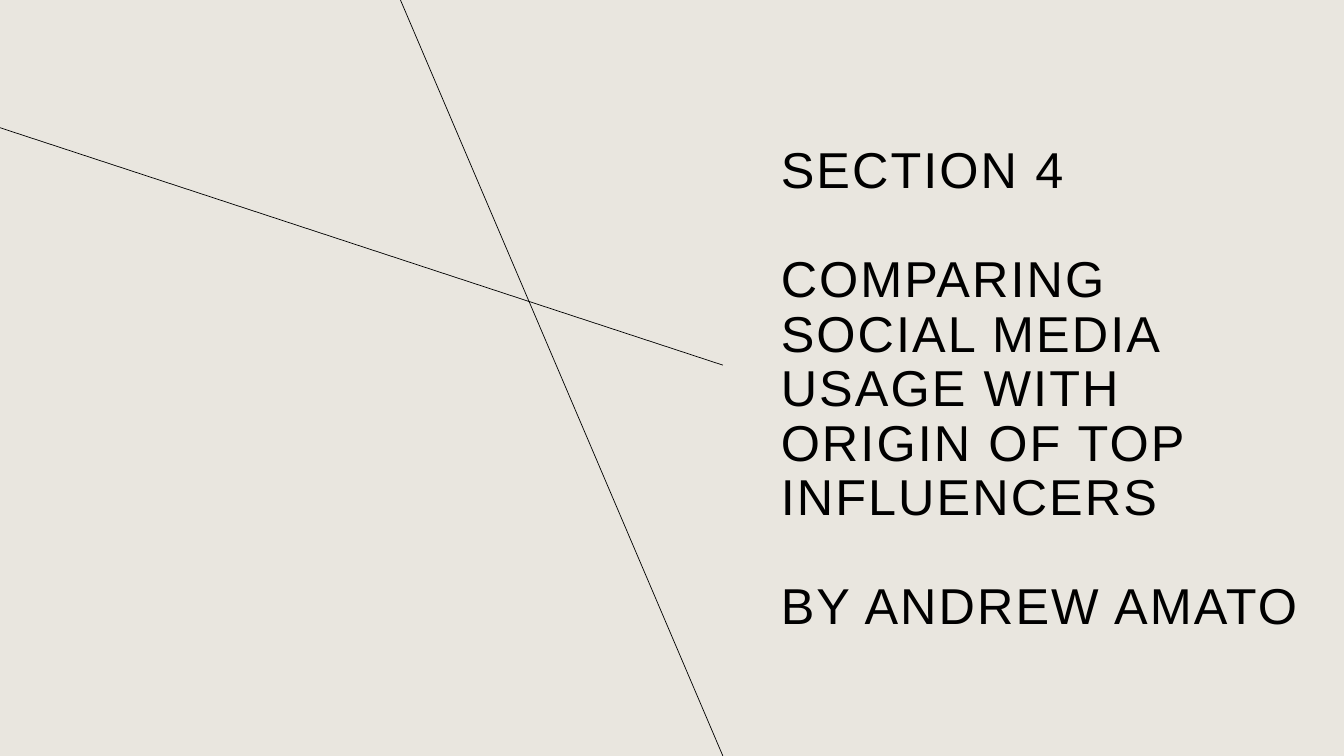
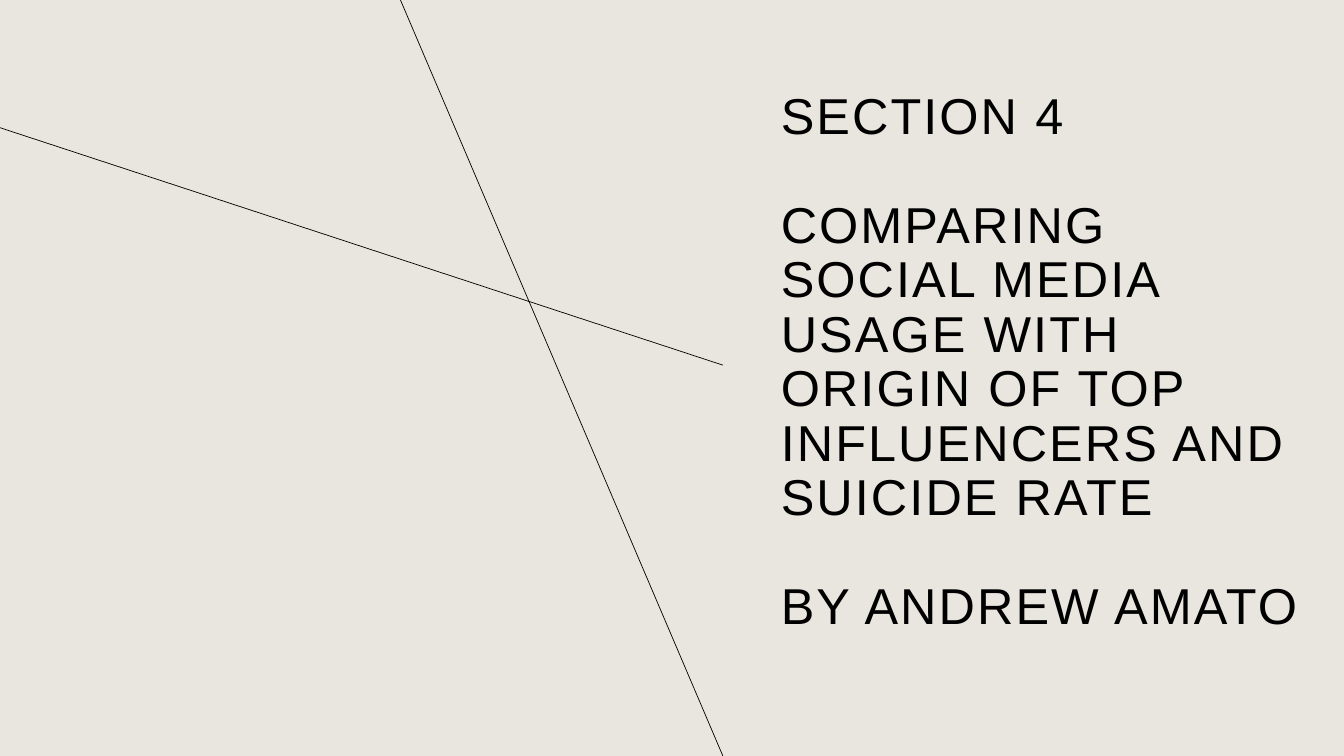
Before and after one commit to MyJineng/Project1, a slide deck: slide 9 of presentation.pptx. Drawn at 1344x756 pixels with LibreOffice and Linux fonts; fonts in the diff are those of the drawing. Boxes give left, top, right and bottom in pixels: in the first picture for what was removed or moved away, otherwise in the second. Text is boxed around its words. In the diff, an @@ line names an element or a change of style, - is before the commit and + after.

```diff
--- a/presentation.pptx
+++ b/presentation.pptx
@@ title at <box>781,98,1297,625</box>: text changed @@
-SECTION 4
-COMPARING SOCIAL MEDIA USAGE WITH ORIGIN OF TOP INFLUENCERS
-BY ANDREW AMATO
+SECTION 4
+COMPARING SOCIAL MEDIA USAGE WITH ORIGIN OF TOP INFLUENCERS AND SUICIDE RATE
+BY ANDREW AMATO
```
Also in this commit, not shown: 1 other slide changed.
